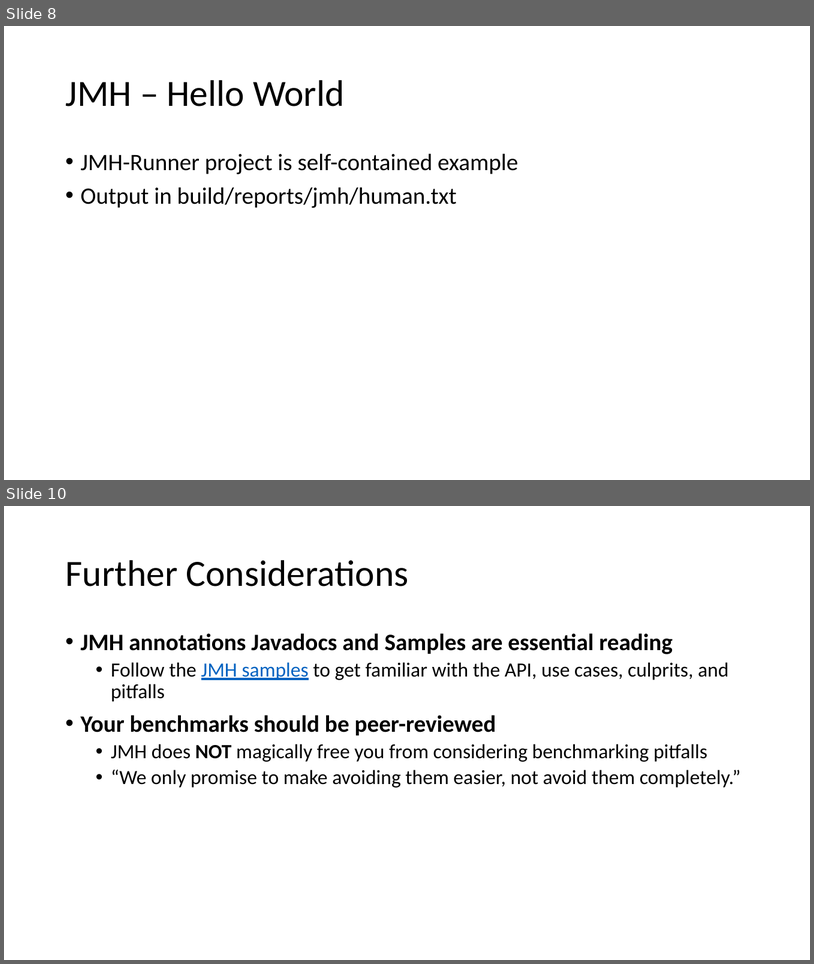
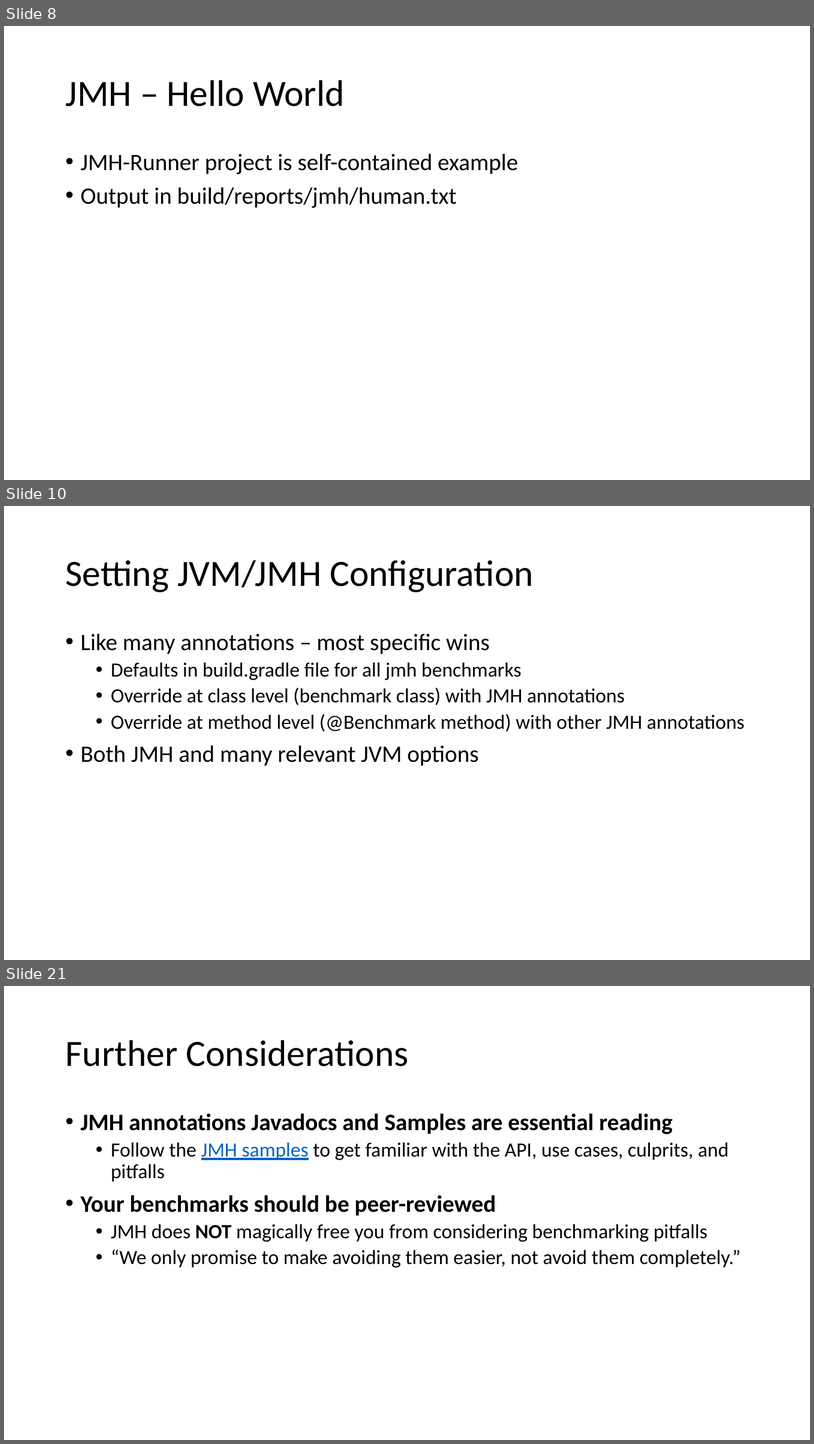
Before and after one commit to tresat/JMH-Presentation, a slide deck: doc/slides.pptx. Shown one above the other, each under a label of ours: slides 8 and 10 before the commit, slides 8, 10 and 21 after it; the slides between them are not shown. The pictures are 814x964 and 814x1444 pixels, drawn with LibreOffice and Linux fonts; fonts in the diff are those of the drawing. Boxes give left, top, right and bottom in pixels: in the first picture for what was removed or moved away, otherwise in the second. Text is boxed around its words. In the diff, an @@ line names an element or a change of style, - is before the commit and + after.

```diff
--- a/doc/slides.pptx
+++ b/doc/slides.pptx
@@ slide 10 added at box(4, 506, 810, 960), background #FFFFFF @@
@@ title added at box(65, 560, 533, 592), 44 pt, text #000000 @@
+Setting JVM/JMH Configuration
@@ text added at box(81, 633, 745, 766), 24 pt, text #000000 @@
+• Like many annotations – most specific wins
+  • Defaults in build.gradle file for all jmh benchmarks
+  • Override at class level (benchmark class) with JMH annotations
+  • Override at method level (@Benchmark method) with other JMH annotations
+• Both JMH and many relevant JVM options
@@ what was slide 10 is now slide 21 @@
```
Also in this commit, not shown: 11 other slides added, 1 slide removed, 16 other files.
